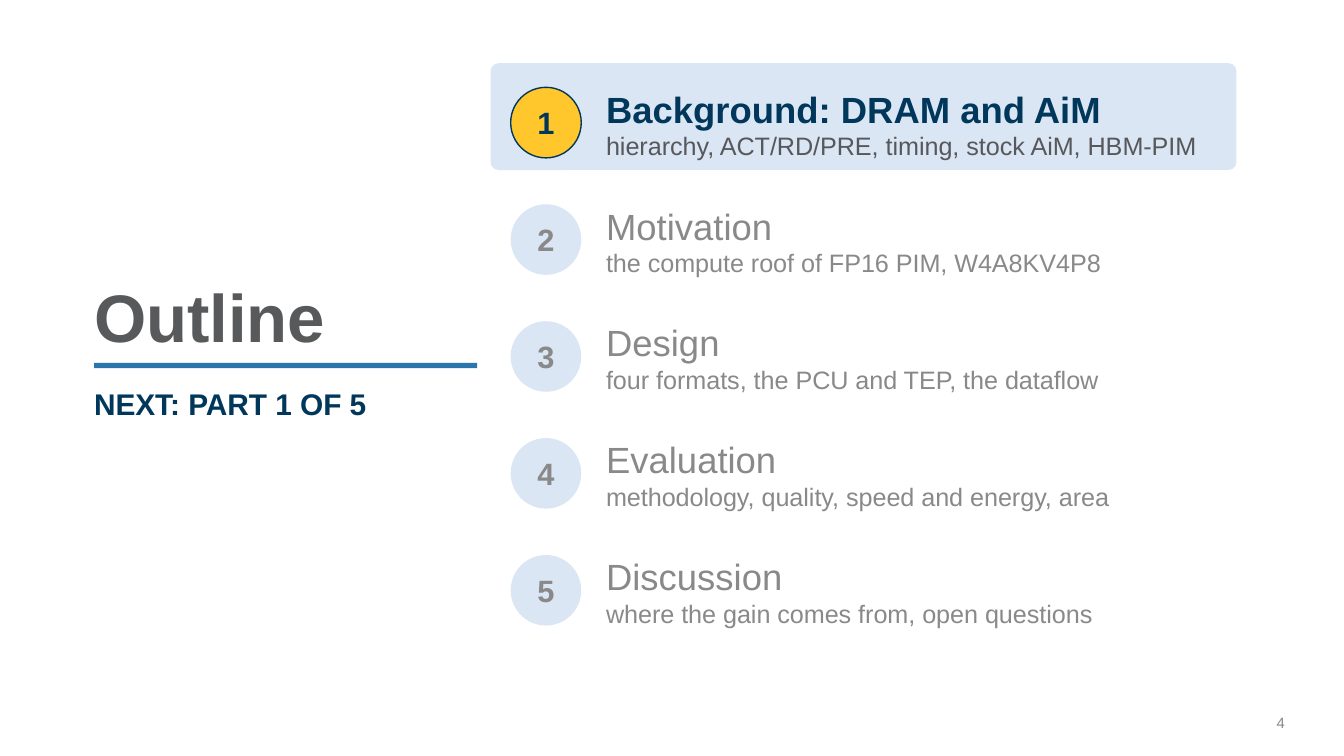
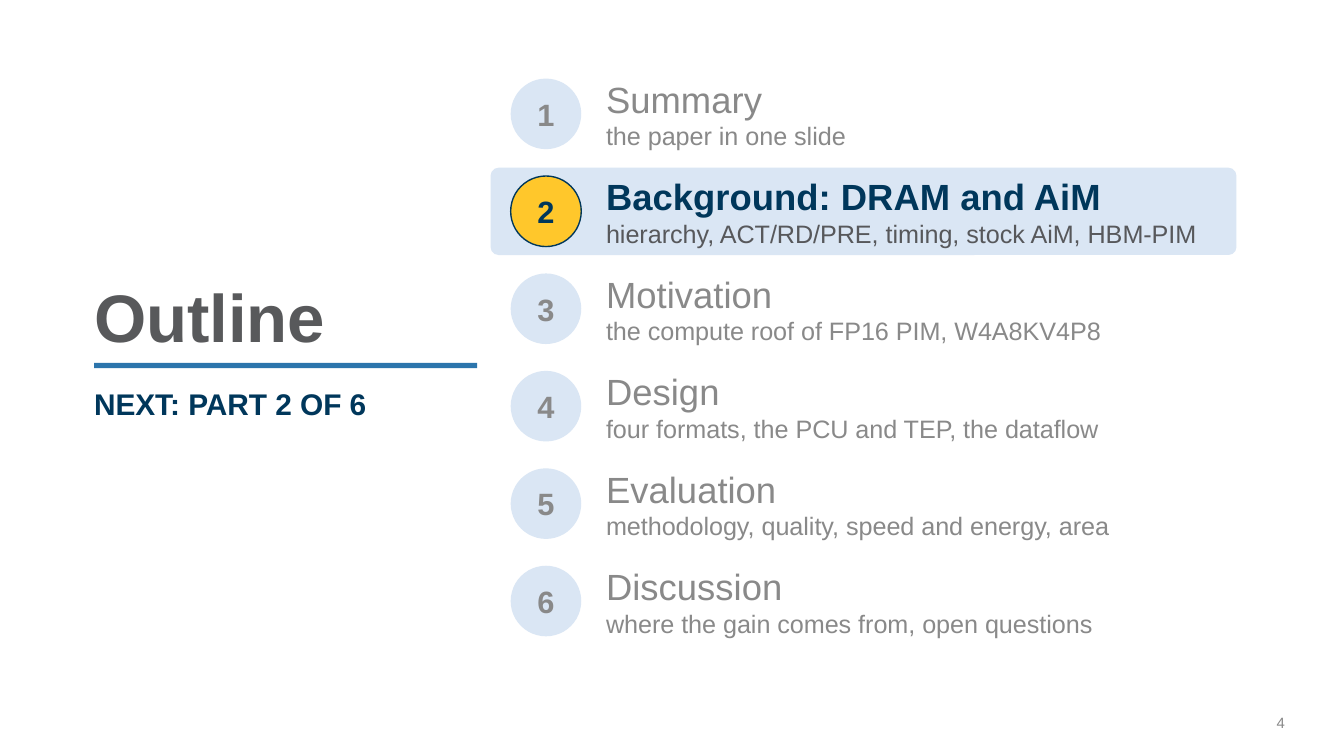
Before and after one commit to yanggon-kim/skills, a slide deck: slide 4 of ppt-create/assets/reference/p3llm-intro.pptx. Drawn at 1344x756 pixels with LibreOffice and Linux fonts; fonts in the diff are those of the drawing; background and template pictures are left out. Boxes give left, top, right and bottom in pixels: in the first picture for what was removed or moved away, otherwise in the second. Text is boxed around its words. In the diff, an @@ line names an element or a change of style, - is before the commit and + after.

```diff
--- a/ppt-create/assets/reference/p3llm-intro.pptx
+++ b/ppt-create/assets/reference/p3llm-intro.pptx
@@ text "1": place and size @@
-text "1" at (537,112,554,134)
+text "1" at (537,105,554,126)
@@ text "1" at (537,105,554,126): text colour #00375B to #898989 @@
@@ ellipse: place and size @@
-ellipse at (511,204,582,276)
+ellipse at (511,78,582,149)
@@ text added at (606,87,846,150), 13.5 pt, text #898989 @@
+Summary
+the paper in one slide
@@ rounded rectangle: place and size @@
-rounded rectangle at (491,63,1236,171)
+rounded rectangle at (491,168,1236,255)
@@ rounded rectangle at (491,168,1236,255): proportions changed @@
@@ text "2": place and size @@
-text "2" at (537,229,554,251)
+text "2" at (537,201,554,223)
@@ text "2" at (537,201,554,223): text colour #898989 to #00375B @@
@@ ellipse: place and size @@
-ellipse at (511,87,582,159)
+ellipse at (511,176,582,247)
@@ text "Background: DRAM and AiM": place and size @@
-text "Background: DRAM and AiM" at (606,96,1197,160)
+text "Background: DRAM and AiM" at (606,183,1197,248)
@@ text "3": place and size @@
-text "3" at (537,346,554,368)
+text "3" at (537,299,554,321)
@@ ellipse: place and size @@
-ellipse at (511,321,582,392)
+ellipse at (511,274,582,345)
@@ text "Motivation": place and size @@
-text "Motivation" at (606,213,1100,277)
+text "Motivation" at (606,281,1100,345)
@@ text "4": place and size @@
-text "4" at (537,464,554,485)
+text "4" at (537,397,554,418)
@@ ellipse added at (511,371,582,442), fill #DAE6F4 @@
@@ text "Design": place and size @@
-text "Design" at (606,329,1098,392)
+text "Design" at (606,378,1098,441)
@@ text at (94,394,367,416): text changed @@
-NEXT: PART 1 OF 5
+NEXT: PART 2 OF 6
@@ text "5": place and size @@
-text "5" at (537,581,554,602)
+text "5" at (537,494,554,515)
@@ ellipse: place and size @@
-ellipse at (511,438,582,509)
+ellipse at (511,468,582,539)
@@ text "Evaluation": place and size @@
-text "Evaluation" at (606,446,1109,511)
+text "Evaluation" at (606,476,1109,540)
@@ ellipse: place and size @@
-ellipse at (511,555,582,626)
+ellipse at (511,566,582,637)
@@ text "Discussion": place and size @@
-text "Discussion" at (606,563,1092,628)
+text "Discussion" at (606,573,1092,638)
@@ text added at (537,591,554,613), 16.5 pt, text #898989, bold @@
+6
```
Also in this commit, not shown: 6 other slides changed, 14 other files.
